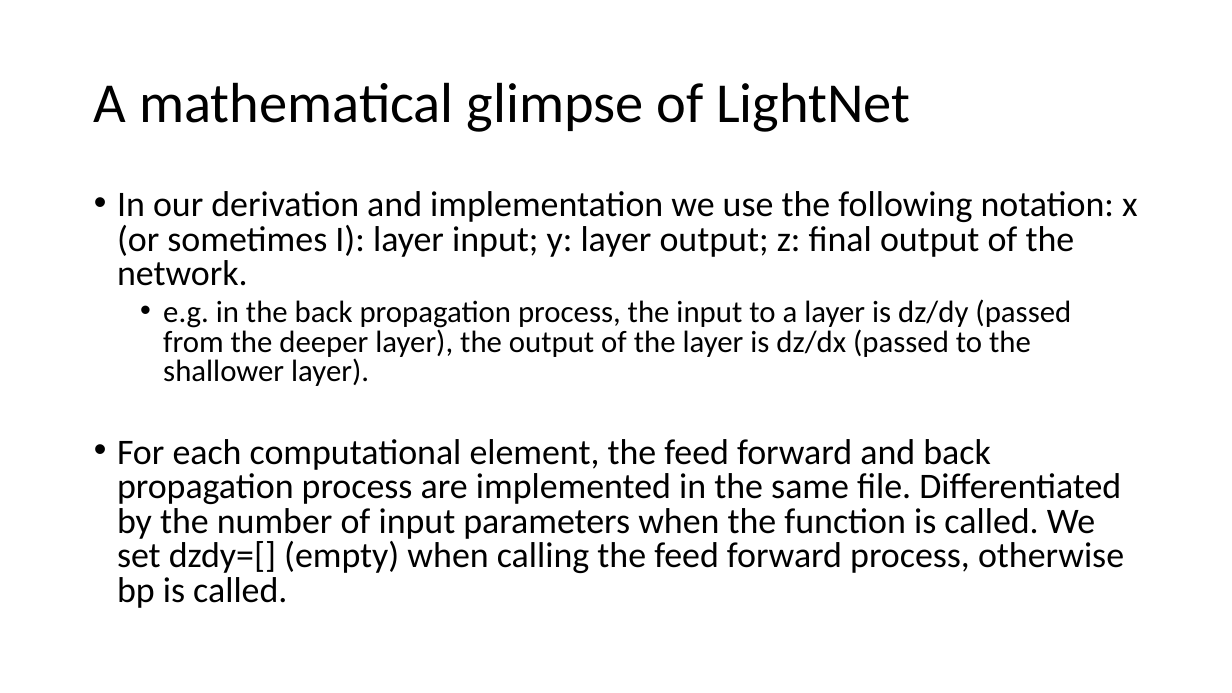
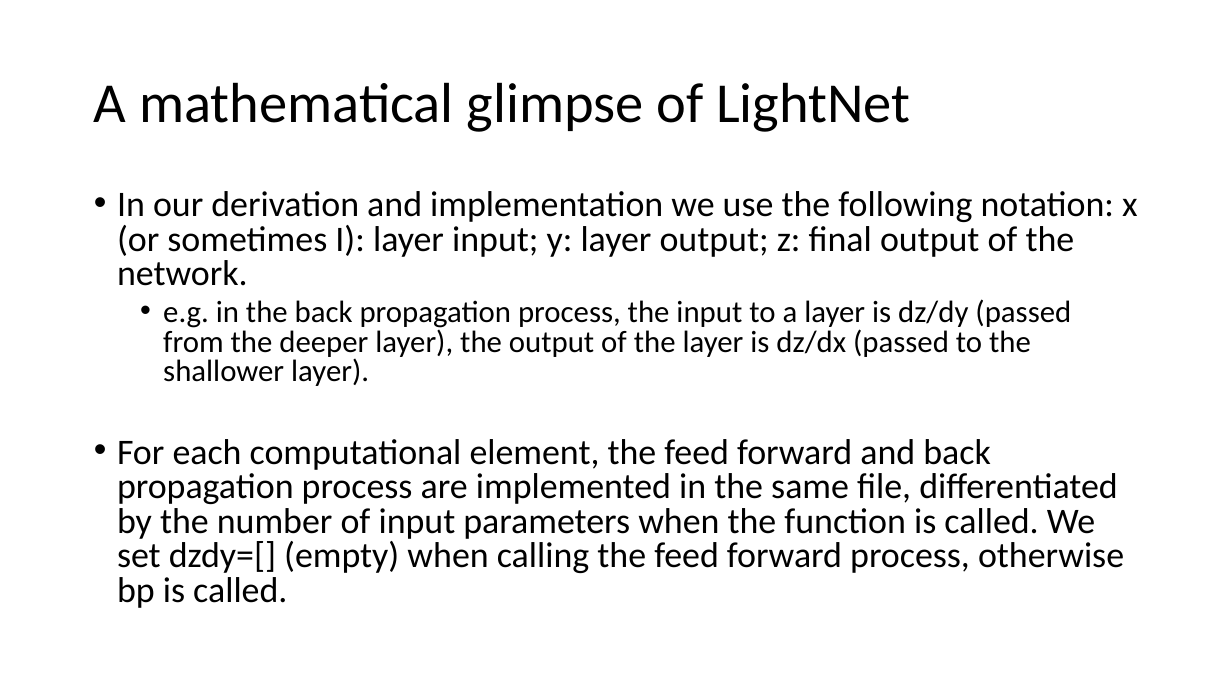
Before and after one commit to katsuyoo/LightNet, a slide deck: slide 11 of LightNet Tutorial.pptx. Drawn at 1232x693 pixels with LibreOffice and Linux fonts; fonts in the diff are those of the drawing. Boxes give left, top, right and bottom in pixels: in the first picture for what was removed or moved away, otherwise in the second. Text is boxed around its words. In the diff, an @@ line names an element or a change of style, - is before the commit and + after.

```diff
--- a/LightNet Tutorial.pptx
+++ b/LightNet Tutorial.pptx
@@ text at (x1=117, y1=439, x2=1124, y2=608): text changed @@
-• For each computational element, the feed forward and back propagation process are implemented in the same file. Differentiated by the number of input parameters when the function is called. We set dzdy=[] (empty) when calling the feed forward process, otherwise bp is called.
+• For each computational element, the feed forward and back propagation process are implemented in the same file, differentiated by the number of input parameters when the function is called. We set dzdy=[] (empty) when calling the feed forward process, otherwise bp is called.
```
Also in this commit, not shown: 2 other slides changed, 1 other file.
